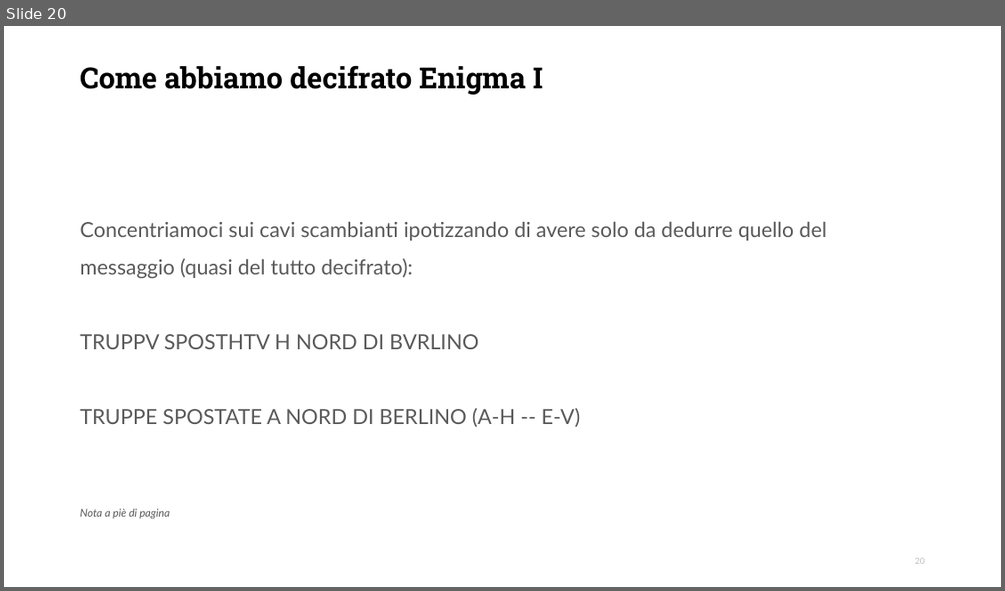
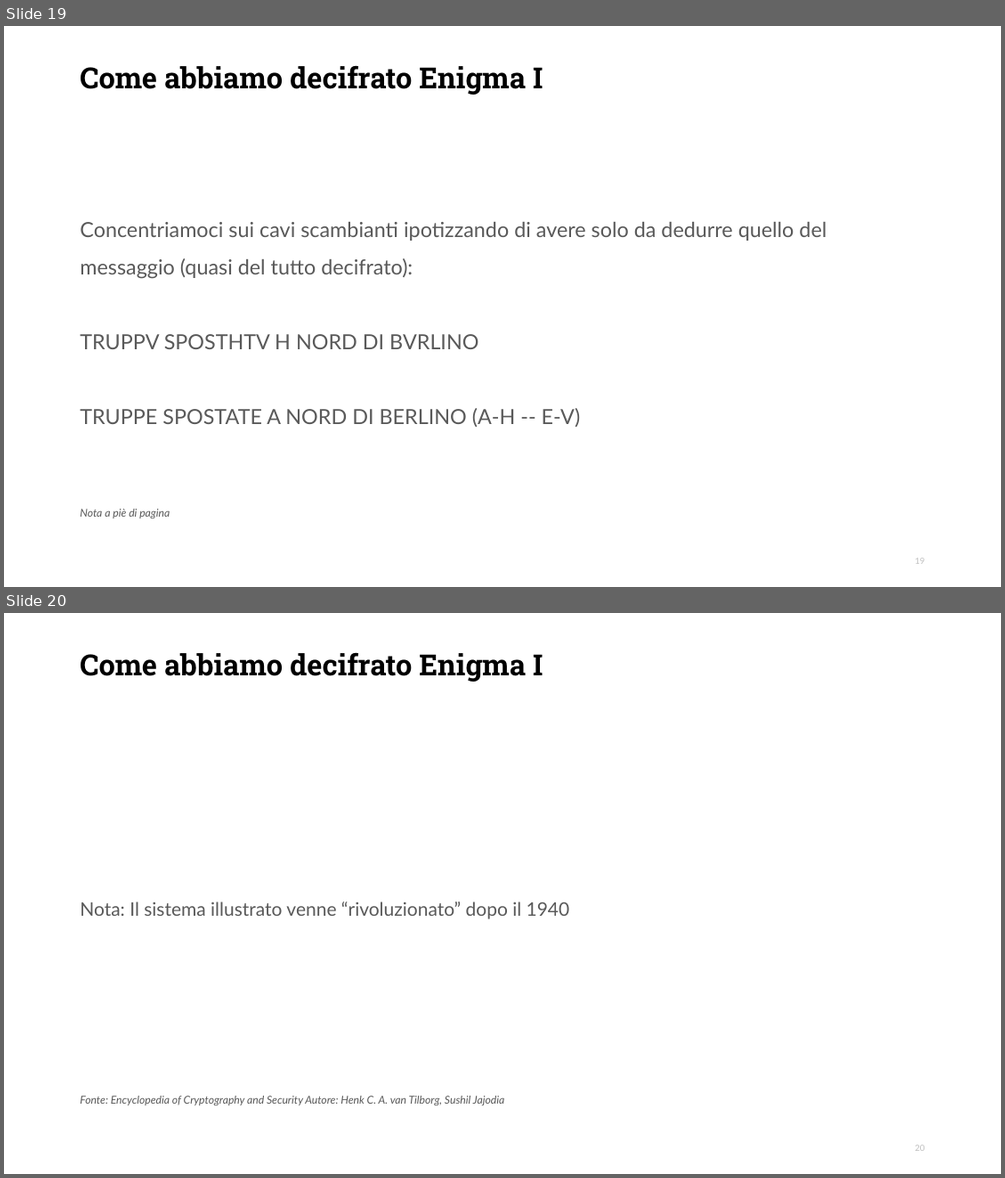
Before and after one commit to DanieleFerretti03/tesi-enigma, a slide deck: presentazione.odp. Shown one above the other, each under a label of ours: slide 20 before the commit, slides 19 and 20 after it. The pictures are 1005x591 and 1005x1178 pixels, drawn with LibreOffice and Linux fonts; fonts in the diff are those of the drawing; background and template pictures are left out. Boxes give left, top, right and bottom in pixels: in the first picture for what was removed or moved away, otherwise in the second. Text is boxed around its words. In the diff, an @@ line names an element or a change of style, - is before the commit and + after.

```diff
--- a/presentazione.odp
+++ b/presentazione.odp
@@ slide 20 added at bbox=[4, 613, 1001, 1174], background #FFFFFF @@
@@ title added at bbox=[80, 652, 542, 682], 28 pt, text #000000, bold @@
+Come abbiamo decifrato Enigma I
@@ text added at bbox=[80, 901, 570, 919], 18 pt, text #595959 @@
+Nota: Il sistema illustrato venne “rivoluzionato” dopo il 1940
@@ text added at bbox=[80, 1095, 504, 1105], 10.5 pt, text #595959, italic @@
+Fonte: Encyclopedia of Cryptography and Security Autore: Henk C. A. van Tilborg, Sushil Jajodia
@@ page number added at bbox=[914, 1144, 924, 1151], 8.2 pt, text #BFBFBF @@
+20
@@ what was slide 20 is now slide 19 @@
```
Also in this commit, not shown: 1 slide removed, 1 other file.
